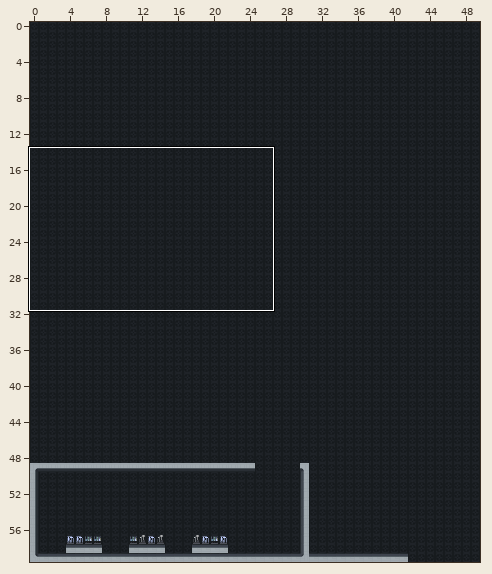
Level history. Tiled map (JSON): core/assets/levels/level_3/level_5.tmj. The first picture is a wide view before the edit; the outline marks the close-up.
Close-up. Earlier state:
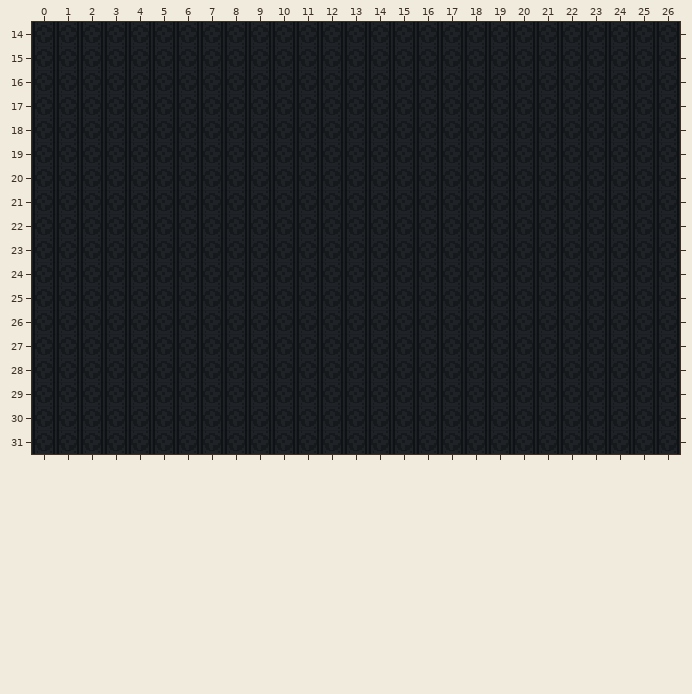
Cells are 16x16 px. Shown: x 0..26, y 14..31. The commit also changed other parts of the map, which this record leaves out.
After the commit:
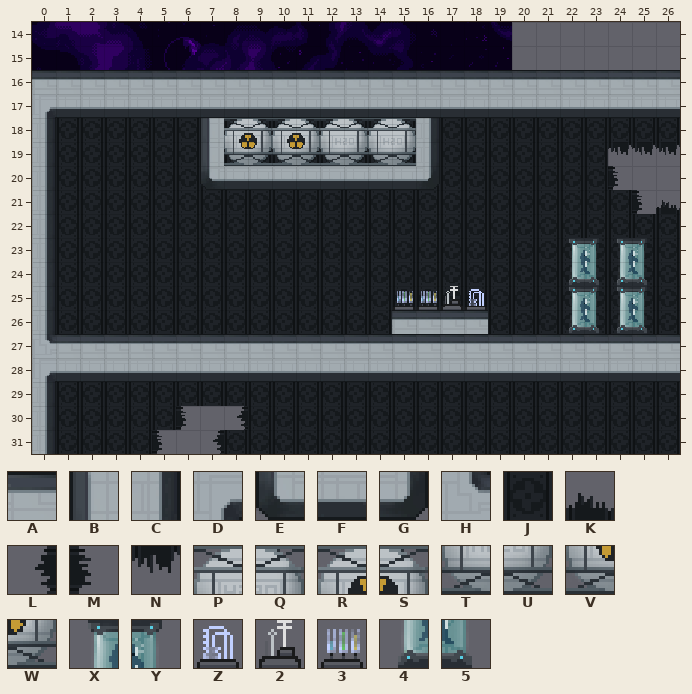
Key: from "space-tiles": A 2, B 17, C 19, D 28, E 33, F 34, G 35, H 60, J 64 "Background", K 135 "Background", L 150 "Background", M 152 "Background", N 167 "Background", P 195, Q 196, R 197, S 198, T 211, U 212, V 213, W 214, X 229, Y 230, Z 242, 2 243, 3 244, 4 245, 5 246.
_ is an empty cell, . an unchanged one.
From old to new:
--- layer "Tile Layer 1"
@@ x 0..26 @@
-14 JJJJJJJJJJJJJJJJJJJJJJJJJJJ
-15 JJJJJJJJJJJJJJJJJJJJJJJJJJJ
+14 ___________________________
+15 ___________________________
@@ x 24..26 @@
-19 JJJ
-20 JJJ
-21 .JJ
+19 NNN
+20 M__
+21 .MK
@@ x 5..8 @@
-30 .JJJ
-31 JJJ.
+30 .M_L
+31 M_L.
--- layer "Tile Layer 2"
@@ x 0..26 @@
-16 ___________________________
-17 ___________________________
-18 _......__________..........
-19 _......__________..........
-20 _......__________..........
-21 _..........................
-22 _..........................
-23 _.....................____.
-24 _.....................____.
-25 _..............____...____.
-26 _..............____...____.
-27 ___________________________
-28 ___________________________
-29 _..........................
-30 _..........................
-31 _..........................
+16 AAAAAAAAAAAAAAAAAAAAAAAAAAA
+17 DFFFFFFFFFFFFFFFFFFFFFFFFFF
+18 C......BRSRSPQPQC..........
+19 C......BVWVWTUTUC..........
+20 C......EFFFFFFFFG..........
+21 C..........................
+22 C..........................
+23 C.....................XYXY.
+24 C.....................4545.
+25 C..............332Z...XYXY.
+26 C..............AAAA...4545.
+27 HAAAAAAAAAAAAAAAAAAAAAAAAAA
+28 DFFFFFFFFFFFFFFFFFFFFFFFFFF
+29 C..........................
+30 C..........................
+31 C..........................
Boxes around the changes in both close-ups, in picture pixels (x1, y1, x2, y2):
changed: (32, 22, 680, 454)
